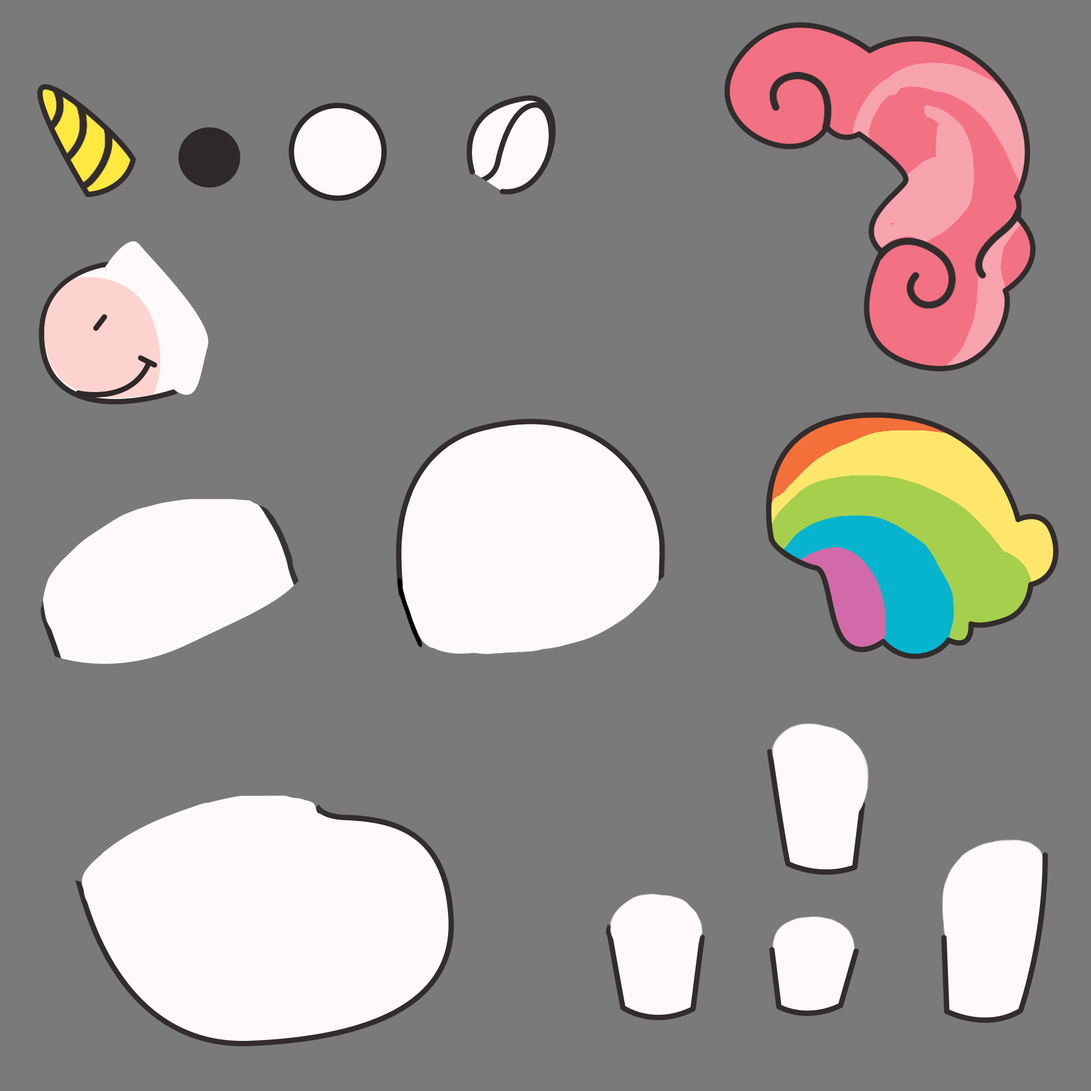
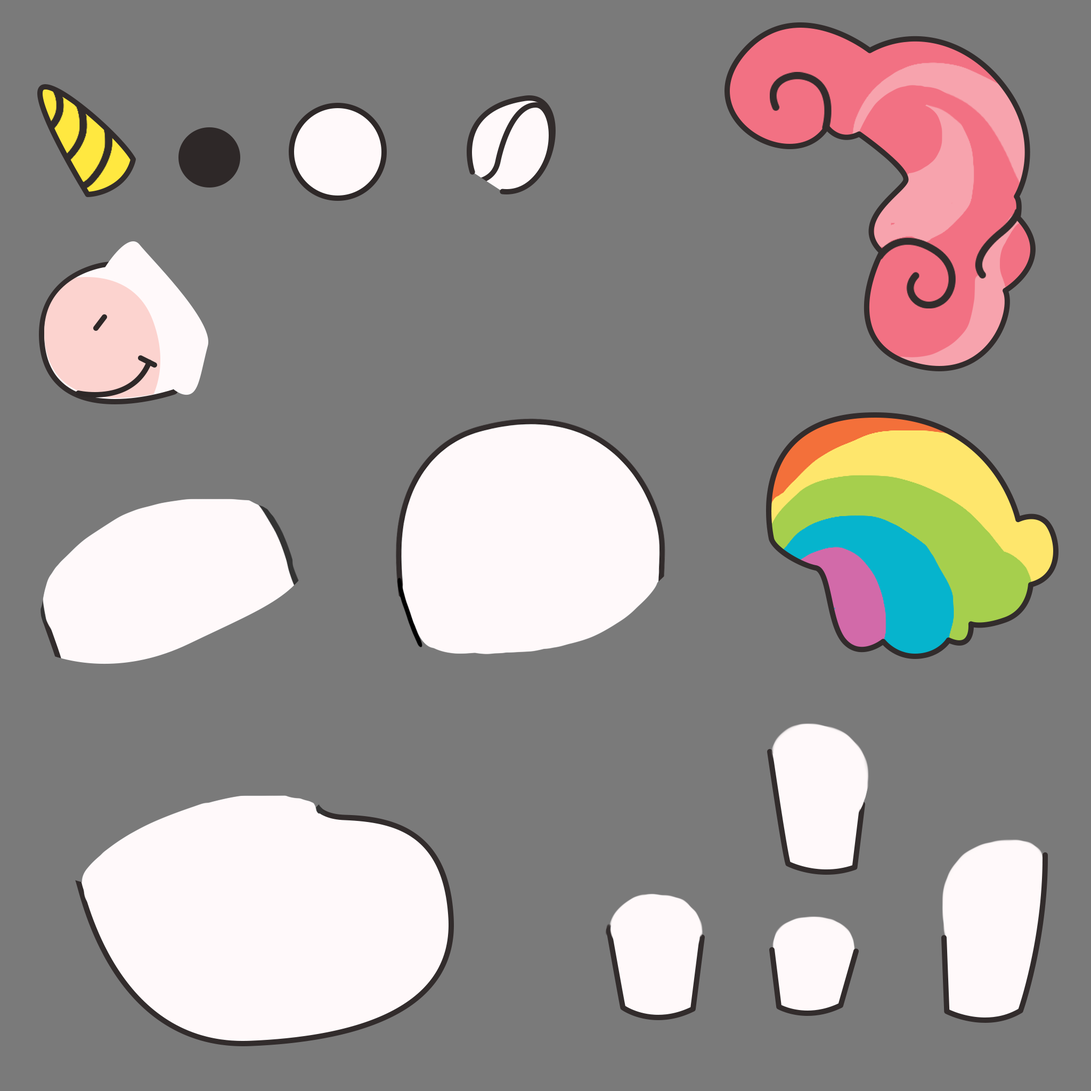
Two versions of the same layered image (1091x1091). Layer-by-layer changes:
painted on "Layer 27" (1st of 2, in "unicorn copy") over 859, 71, 1022, 367
